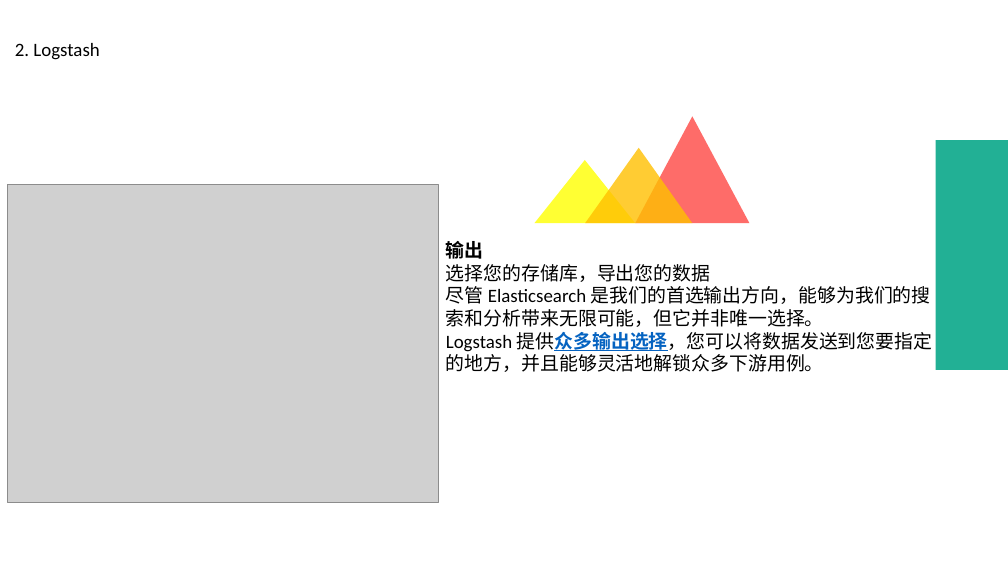
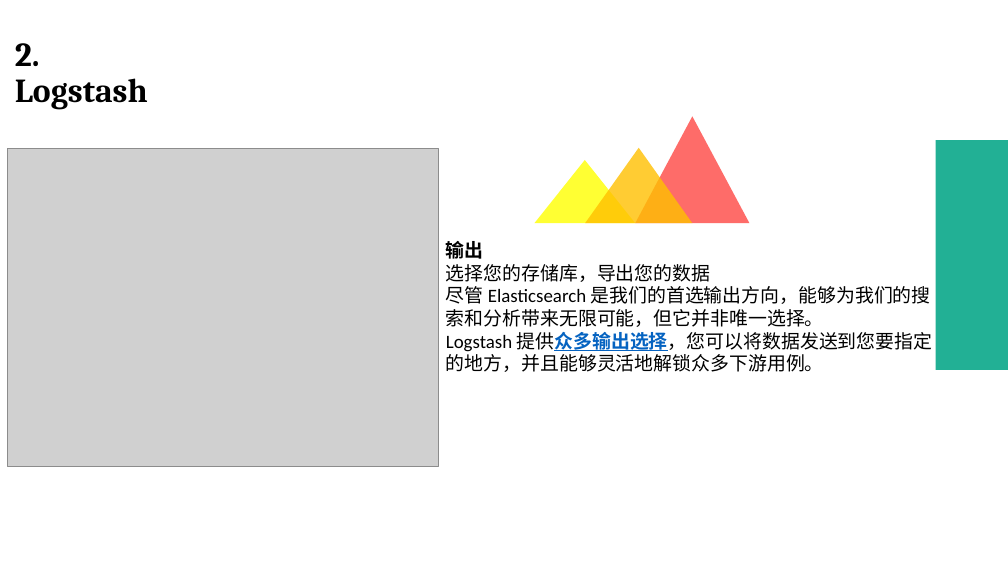
Before and after one commit to 1991lin/Documents, a slide deck: slide 11 of ELK.pptx. Drawn at 1008x567 pixels with LibreOffice and Linux fonts; fonts in the diff are those of the drawing; grey boxes stand for pictures. Boxes give left, top, right and bottom in pixels: in the first picture for what was removed or moved away, otherwise in the second. Text is boxed around its words. In the diff, an @@ line names an element or a change of style, - is before the commit and + after.

```diff
--- a/ELK.pptx
+++ b/ELK.pptx
@@ text "2. Logstash" at [15, 43, 148, 110]: size 18 to 32 pt, font Calibri to Cambria, bold on; line spacing 1 to 0.9 @@
@@ picture: place and size @@
-picture at [8, 185, 439, 503]
+picture at [8, 148, 439, 467]
```
Also in this commit, not shown: 16 other slides changed.
